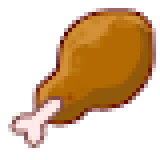
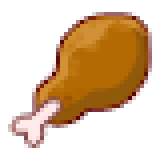
Layered file, before and after one edit (160px x 160px). Changes by layer:
added group "Meat" with 5 layers above "Слой 4" over (12, 16, 148, 144)
moved "Фигура 2" into group "Meat", painted on it over (12, 100, 64, 144)
removed layer "Слой 2" over (52, 12, 152, 124)
added layer "Слой 5" in group "Meat" over (52, 16, 148, 124)
moved "Фигура 1 (копия) 2" into group "Meat", painted on it over (36, 12, 152, 124)
moved "Фигура 1 (копия)" into group "Meat", painted on it over (36, 12, 152, 124)
moved "Фигура 1" into group "Meat", painted on it over (36, 12, 152, 124)
